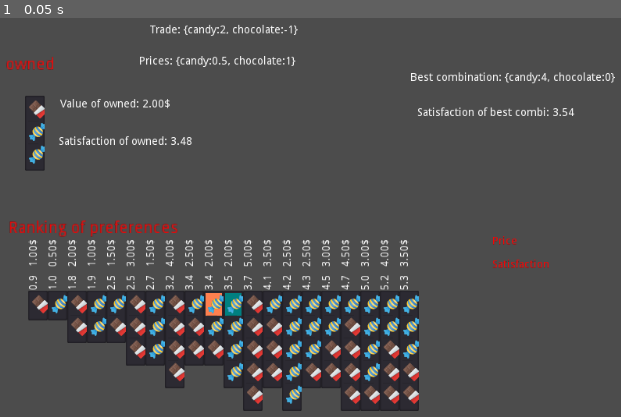
Above: before the commit, frame 1.
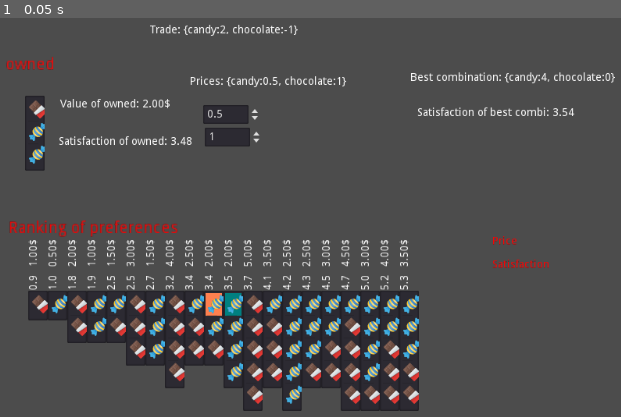
Above: after the commit, the same moment.

Repository: carlostgit/Prices
Game: Godot game, scene res://MainScene.tscn
The game is run twice, just before and just after one commit, with the same random seed, the same clock (stepped at 60 frames per second) and the same inputs. The engine's default icon, where the game draws it, is replaced by a stand-in: a white triangle on a blue panel in a dark square.
Inputs:
- Up to frame 1 (0.05 s): no input

The runs differ from the first frame. In frame 1, 1.2% of the frame differs, in the area x 22-56%, y 9-33%.

Commit message:
Reordeno un poco MainScene. Pongo SpinBox para el precio

Diff:
--- a/MainScene.gd
+++ b/MainScene.gd
@@ -60,7 +60,11 @@
 #	combination_prices.init_with_combidict(Prices.get_combidict(),"Prices",[str(Prices.get_combidict())])
 #	combination_prices.set_position(Vector2(300,100))
 #	self.add_child(combination_prices)
-	$LabelPrices.set_text("Prices: "+str(Prices.get_combidict()))
+	$Prices/LabelPrices.set_text("Prices: "+str(Prices.get_combidict()))
+	var candy_price:float = Prices.get_price_of_product("candy")
+	var chocolate_price:float = Prices.get_price_of_product("chocolate")
+	$Prices/CandyPrice.set_value(candy_price)
+	$Prices/ChocolatePrice.set_value(chocolate_price)
 	#
 
 	var value_of_owned:float = Prices.calculate_combidict_price(owned_items_dict)
--- a/MainScene.tscn
+++ b/MainScene.tscn
@@ -40,15 +40,6 @@
 "_edit_use_anchors_": false
 }
 
-[node name="LabelPrices" type="Label" parent="."]
-margin_left = 365.0
-margin_top = 91.0
-margin_right = 405.0
-margin_bottom = 105.0
-__meta__ = {
-"_edit_use_anchors_": false
-}
-
 [node name="BestCombination" type="Control" parent="."]
 margin_left = 562.0
 margin_top = 73.0
@@ -75,3 +66,35 @@
 margin_top = 124.0
 margin_right = 214.0
 margin_bottom = 138.0
+
+[node name="Prices" type="Control" parent="."]
+margin_left = 415.0
+margin_top = 82.0
+margin_right = 455.0
+margin_bottom = 122.0
+__meta__ = {
+"_edit_use_anchors_": false
+}
+
+[node name="LabelPrices" type="Label" parent="Prices"]
+margin_left = 15.0
+margin_top = 35.0
+margin_right = 55.0
+margin_bottom = 49.0
+__meta__ = {
+"_edit_use_anchors_": false
+}
+
+[node name="CandyPrice" type="SpinBox" parent="Prices"]
+margin_left = 32.0
+margin_top = 72.0
+margin_right = 106.0
+margin_bottom = 96.0
+step = 0.1
+
+[node name="ChocolatePrice" type="SpinBox" parent="Prices"]
+margin_left = 34.0
+margin_top = 101.0
+margin_right = 108.0
+margin_bottom = 125.0
+step = 0.1
